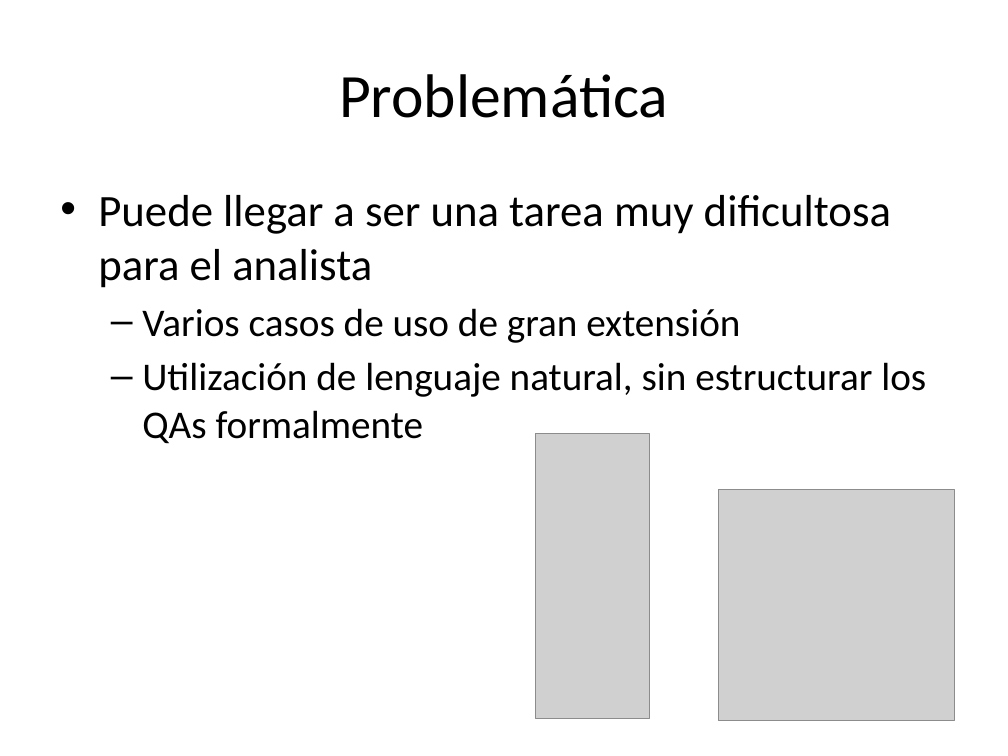
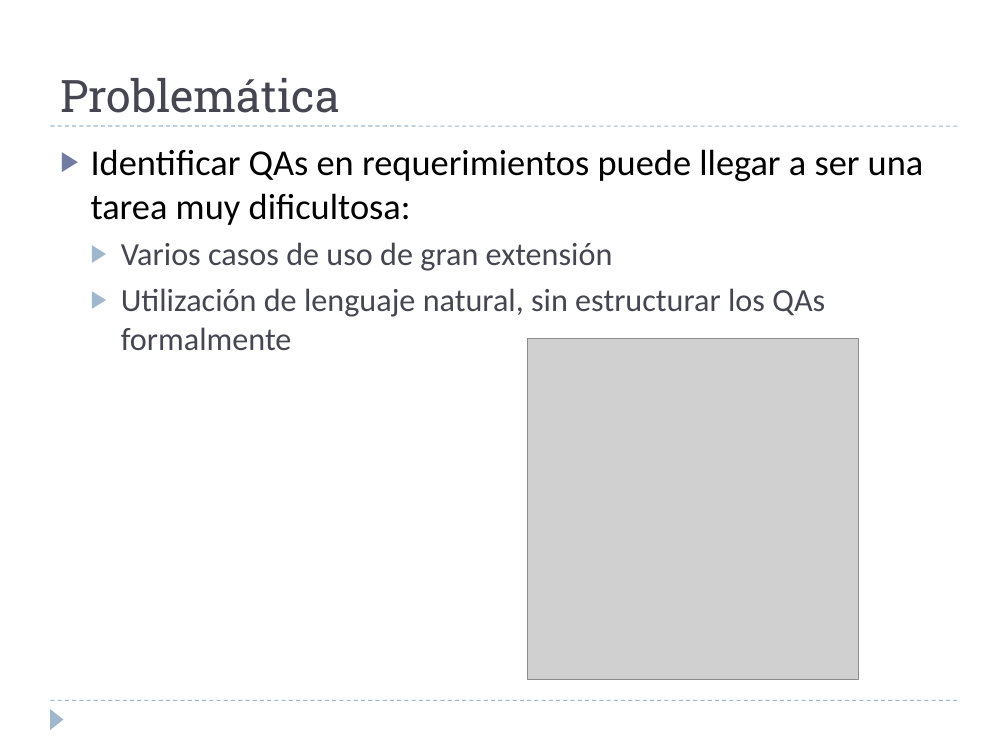
Before and after one commit to alejandrorago/qatesis2, a slide deck: slide 5 of Capitulos Finales/filiminasPeladas.pptx (slide 4 before the commit). Drawn at 1008x756 pixels with LibreOffice and Linux fonts; fonts in the diff are those of the drawing; grey boxes stand for pictures. Boxes give left, top, right and bottom in pixels: in the first picture for what was removed or moved away, otherwise in the second. Text is boxed around its words. In the diff, an @@ line names an element or a change of style, - is before the commit and + after.

```diff
--- a/Capitulos Finales/filiminasPeladas.pptx
+++ b/Capitulos Finales/filiminasPeladas.pptx
@@ title "Problemática": place and size @@
-title "Problemática" at (339, 74, 668, 118)
+title "Problemática" at (60, 78, 340, 113)
@@ title "Problemática" at (60, 78, 340, 113): size 44 to 32 pt, font Calibri to Roboto Slab, text colour #000000 to #464653; alignment centre to left; vertical alignment middle to bottom @@
@@ text "Identificar QAs en requerimientos puede ...": place and size @@
-text "Identificar QAs en requerimientos puede ..." at (98, 195, 926, 444)
+text "Identificar QAs en requerimientos puede ..." at (91, 149, 924, 350)
@@ line added from (50, 126) to (958, 126), #9FB8CD 0.75 pt dashed @@
@@ text at (91, 149, 924, 225): text changed; size 32 to 26 pt @@
-• Puede llegar a ser una tarea muy dificultosa para el analista
+▶ Identificar QAs en requerimientos puede llegar a ser una tarea muy dificultosa:
@@ text at (121, 242, 825, 350): size 28 to 23 pt, text colour #000000 to #464653 in "Varios casos de uso de gran extensión", "Utilización de lenguaje natural, sin estructurar los ..."; bullet – to ▶ @@
@@ picture added at (528, 339, 859, 680) @@
@@ picture removed at (535, 433, 648, 718) @@
@@ picture removed at (719, 489, 955, 721) @@
@@ line added from (50, 701) to (958, 701), #9FB8CD 0.75 pt dashed @@
@@ triangle added at (50, 709, 64, 730), fill #9FB8CD @@
```
Also in this commit, not shown: 23 other slides changed, 1 slide added.
